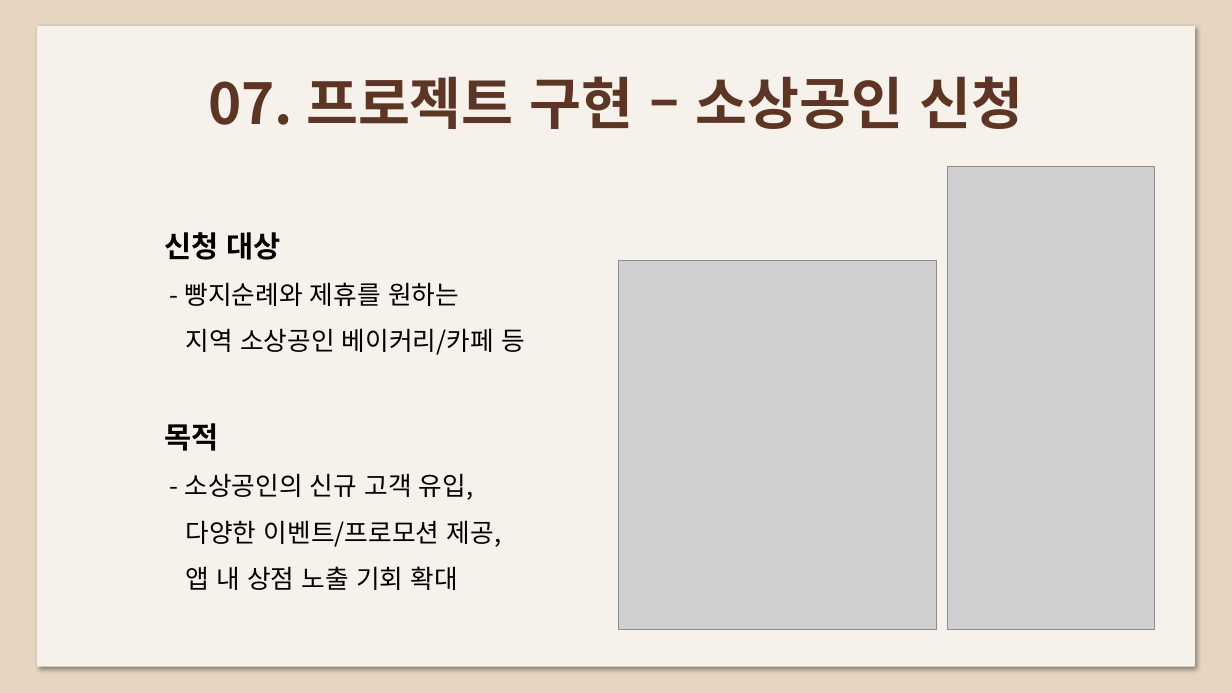
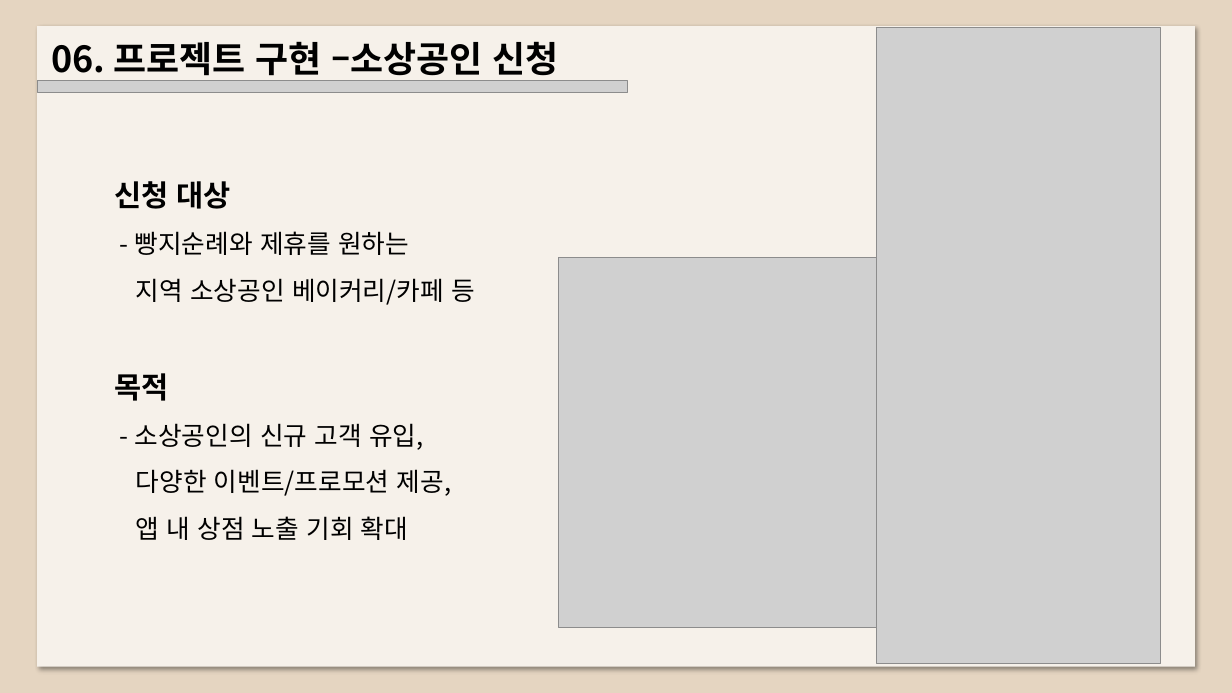
Before and after one commit to jflower52/portfolio, a slide deck: slide 28 of report/todayhanbbang.pptx (slide 29 before the commit). Drawn at 1232x693 pixels with LibreOffice and Linux fonts; fonts in the diff are those of the drawing; grey boxes stand for pictures. Boxes give left, top, right and bottom in pixels: in the first picture for what was removed or moved away, otherwise in the second. Text is boxed around its words. In the diff, an @@ line names an element or a change of style, - is before the commit and + after.

```diff
--- a/report/todayhanbbang.pptx
+++ b/report/todayhanbbang.pptx
@@ picture: place and size @@
-picture at box(947, 167, 1154, 630)
+picture at box(877, 28, 1161, 664)
@@ text at box(51, 41, 559, 81): text changed; size 44 to 28 pt; text colour #5D3525 to #000000 @@
-07. 프로젝트 구현 – 소상공인 신청
+06. 프로젝트 구현 –소상공인 신청
@@ picture added at box(37, 80, 628, 91) @@
@@ text "신청 대상": place and size @@
-text "신청 대상" at box(164, 232, 525, 590)
+text "신청 대상" at box(114, 181, 475, 540)
@@ picture: place and size @@
-picture at box(619, 261, 937, 630)
+picture at box(559, 258, 877, 628)
```
Also in this commit, not shown: 21 other slides changed, 9 slides added, 10 slides removed, 1 other file.
